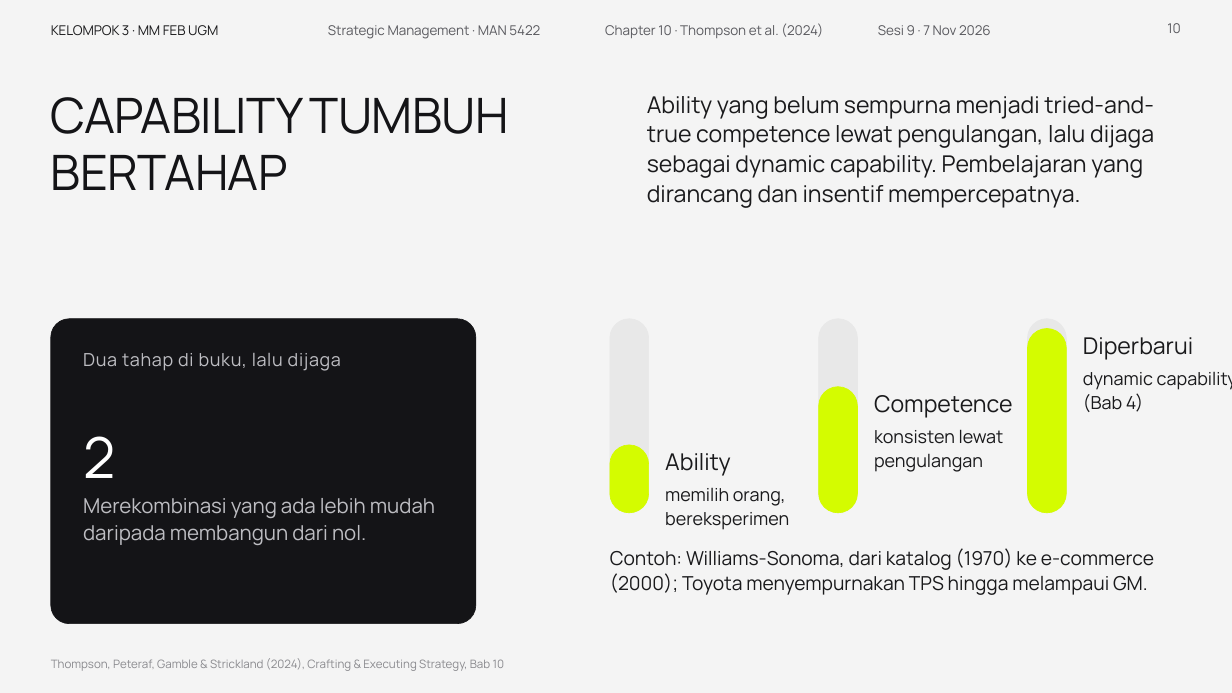
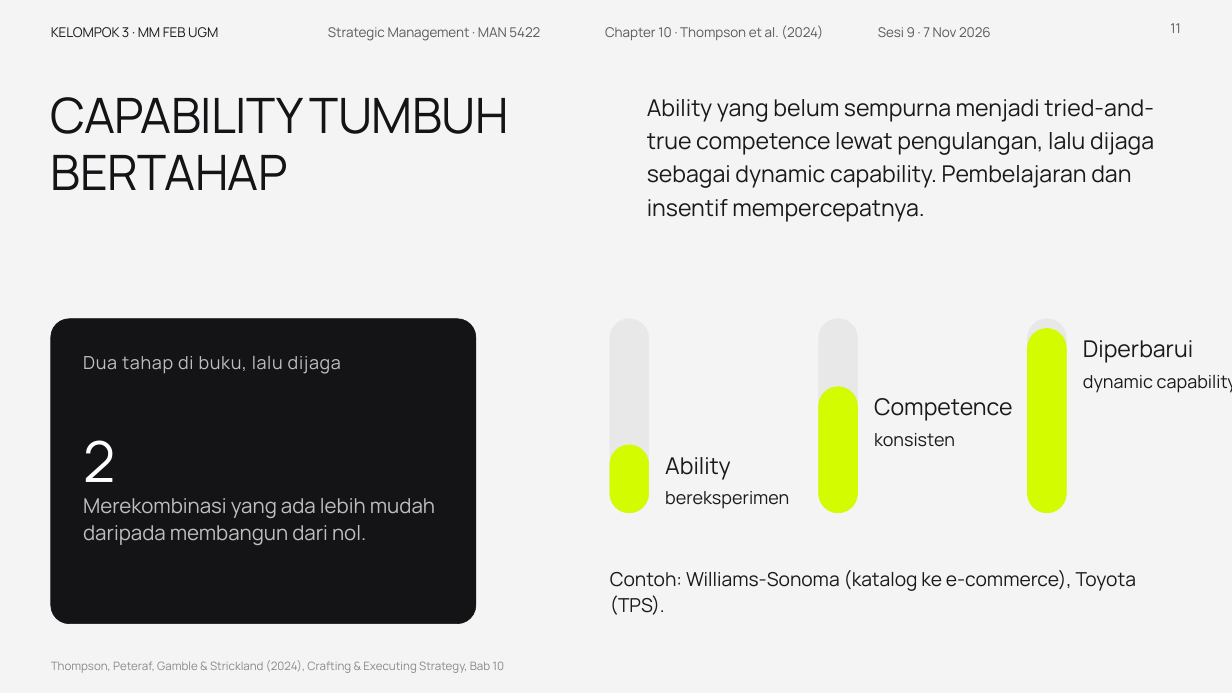
Before and after one commit to aslihabnuri/Dom-Manipulation, a slide deck: slide 11 of presentasi_ch10_kelompok3/SMJKT_Group 3_Aslih_Chapter 10 Strategy Execution.pptx (slide 10 before the commit). Drawn at 1232x693 pixels with LibreOffice and Linux fonts; fonts in the diff are those of the drawing. Boxes give left, top, right and bottom in pixels: in the first picture for what was removed or moved away, otherwise in the second. Text is boxed around its words. In the diff, an @@ line names an element or a change of style, - is before the commit and + after.

```diff
--- a/presentasi_ch10_kelompok3/SMJKT_Group 3_Aslih_Chapter 10 Strategy Execution.pptx
+++ b/presentasi_ch10_kelompok3/SMJKT_Group 3_Aslih_Chapter 10 Strategy Execution.pptx
@@ page number at [1170,23,1180,33]: text changed @@
-10
+11
@@ text at [647,99,1154,222]: text changed @@
-Ability yang belum sempurna menjadi tried-and-true competence lewat pengulangan, lalu dijaga sebagai dynamic capability. Pembelajaran yang dirancang dan insentif mempercepatnya.
+Ability yang belum sempurna menjadi tried-and-true competence lewat pengulangan, lalu dijaga sebagai dynamic capability. Pembelajaran dan insentif mempercepatnya.
@@ text at [1083,375,1232,393]: text changed @@
-dynamic capability (Bab 4)
+dynamic capability
@@ text at [874,433,955,447]: text changed @@
-konsisten lewat pengulangan
+konsisten
@@ text at [665,491,789,509]: text changed @@
-memilih orang, bereksperimen
+bereksperimen
@@ text at [610,570,1136,615]: text changed @@
-Contoh: Williams-Sonoma, dari katalog (1970) ke e-commerce (2000); Toyota menyempurnakan TPS hingga melampaui GM.
+Contoh: Williams-Sonoma (katalog ke e-commerce), Toyota (TPS).
@@ line spacing 1.1 to 1.22 in 10 elements at [51,27,218,37], [328,27,540,41], [605,25,823,40], [878,27,991,37], [83,356,341,374], [83,440,115,482], [665,457,731,480], [874,398,1012,421], [1083,340,1193,363], [51,660,505,673] @@
```
Also in this commit, not shown: 17 other slides changed, 1 slide added, 3 other files.
